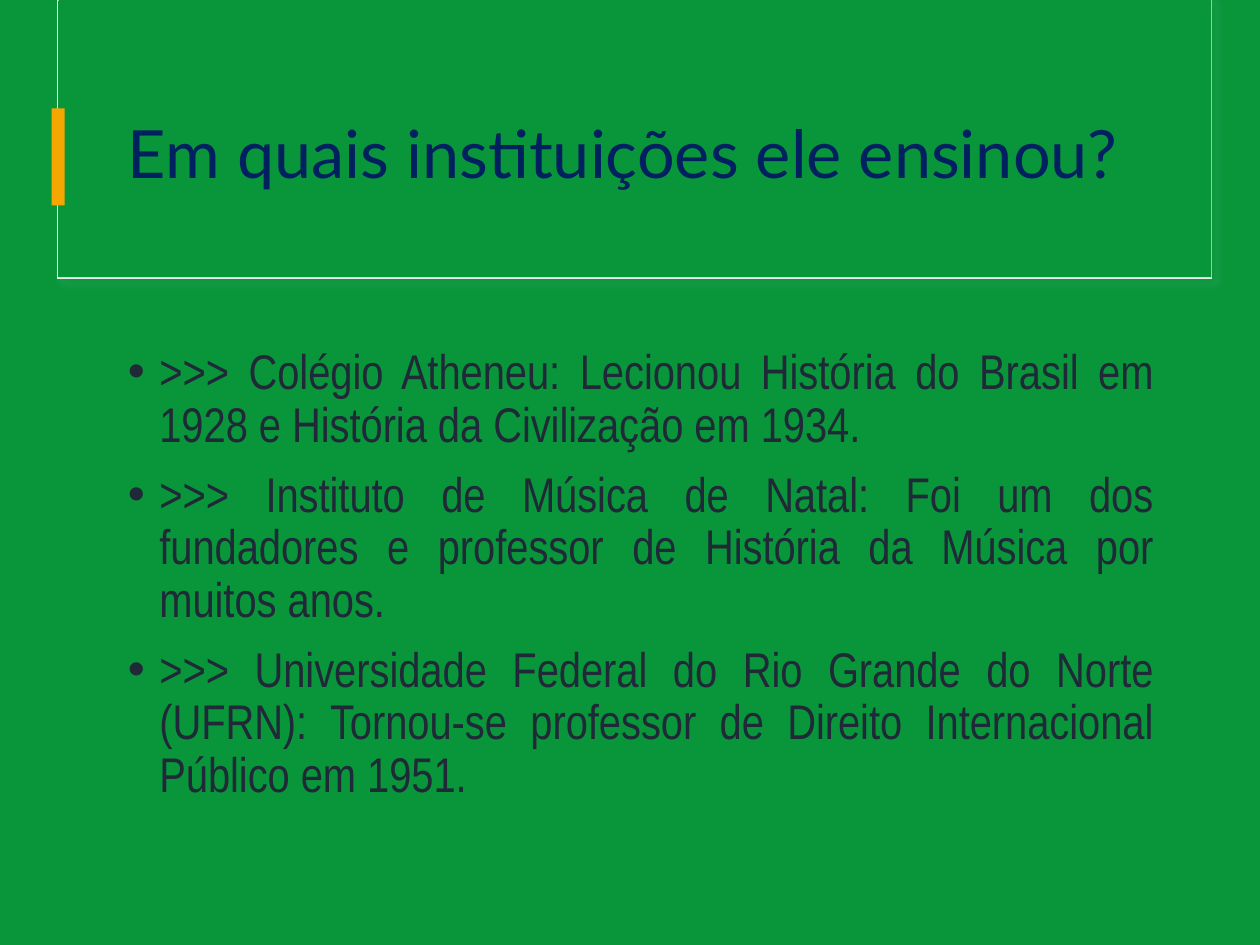
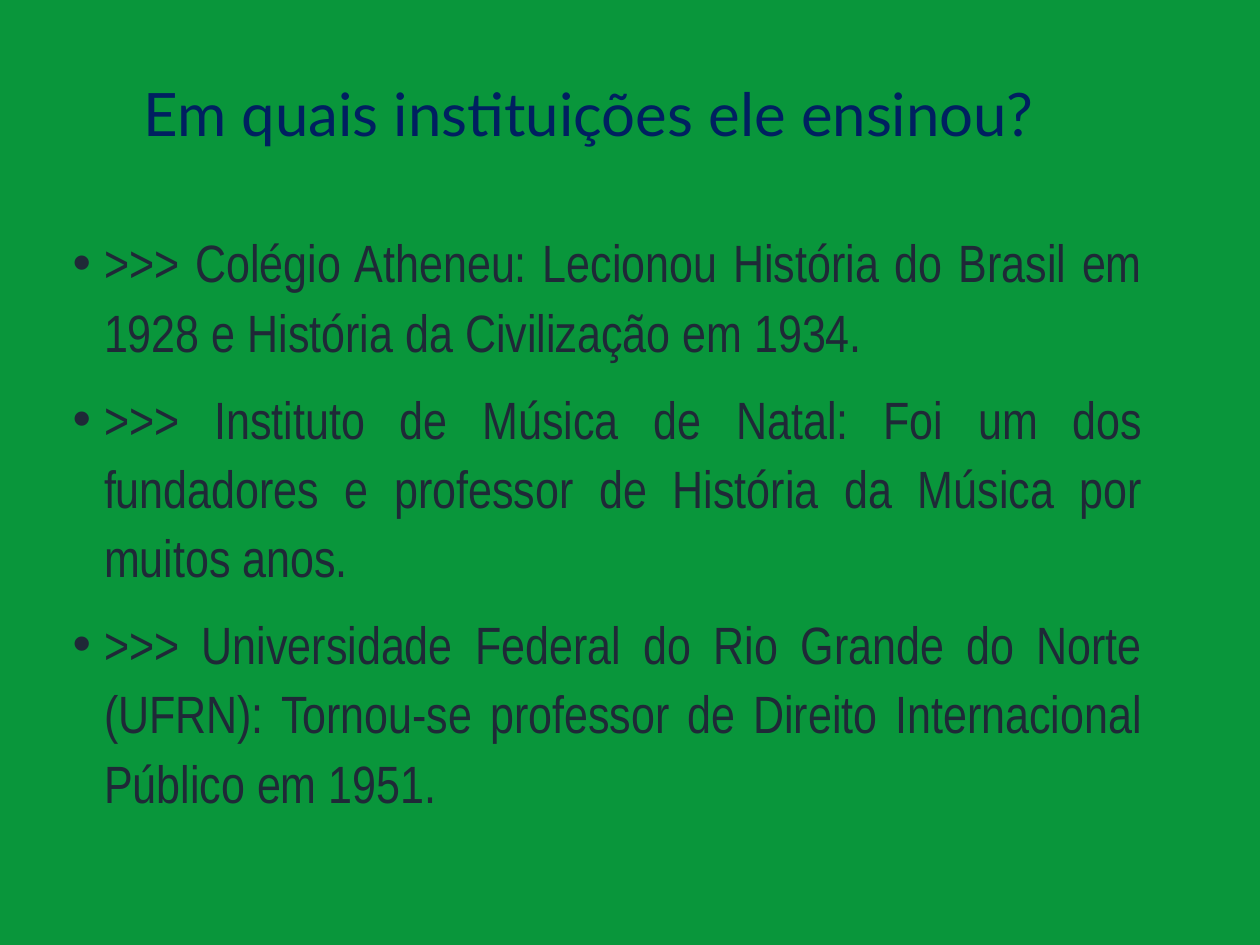
Before and after one commit to Rafael-Silva-Natal/IFRN_apresentacoes, a slide deck: slide 4 of Downloads/Seminario_Interativo_Cascudo.pptx. Drawn at 1260x945 pixels with LibreOffice and Linux fonts; fonts in the diff are those of the drawing. Boxes give left, top, right and bottom in pixels: in the first picture for what was removed or moved away, otherwise in the second. Text is boxed around its words. In the diff, an @@ line names an element or a change of style, - is before the commit and + after.

```diff
--- a/Downloads/Seminario_Interativo_Cascudo.pptx
+++ b/Downloads/Seminario_Interativo_Cascudo.pptx
@@ rectangle removed at (x1=58, y1=0, x2=1212, y2=278) @@
@@ rectangle removed at (x1=59, y1=0, x2=1212, y2=277) @@
@@ title "Em quais instituições ele ensinou?" moved from (x1=128, y1=129, x2=1117, y2=190) to (x1=143, y1=92, x2=1033, y2=147) @@
@@ title "Em quais instituições ele ensinou?" at (x1=143, y1=92, x2=1033, y2=147): size 38 to 34.2 pt @@
@@ rectangle removed at (x1=52, y1=108, x2=64, y2=205) @@
@@ text ">>> Colégio Atheneu: Lecionou História ..." moved from (x1=159, y1=353, x2=1154, y2=793) to (x1=104, y1=243, x2=1142, y2=804) @@
@@ text ">>> Colégio Atheneu: Lecionou História ..." at (x1=104, y1=243, x2=1142, y2=804): size 27.8 to 30 pt; line spacing 0.9 to 1.1 @@
```
Also in this commit, not shown: 10 other slides changed, 1 slide added, 2 other files.
